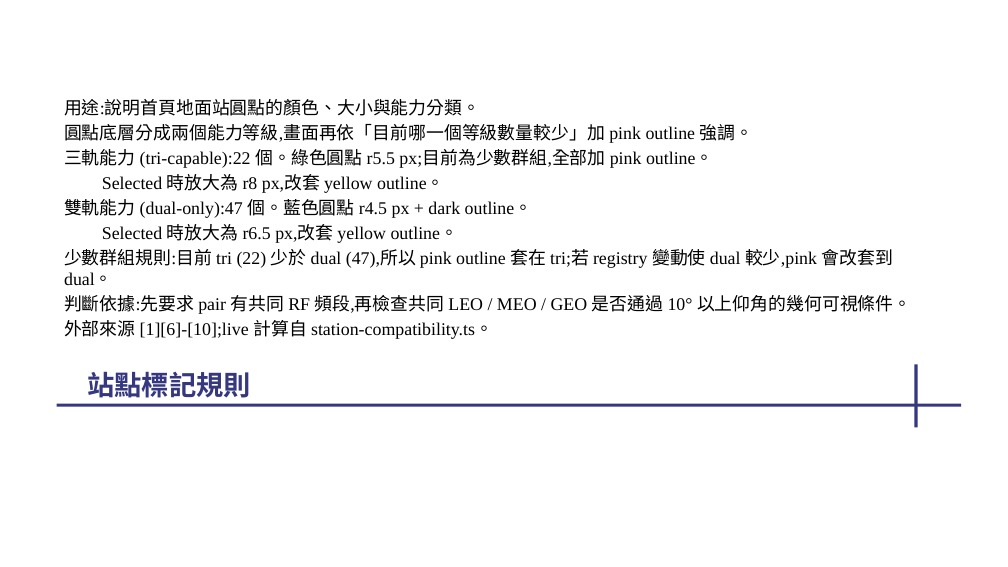
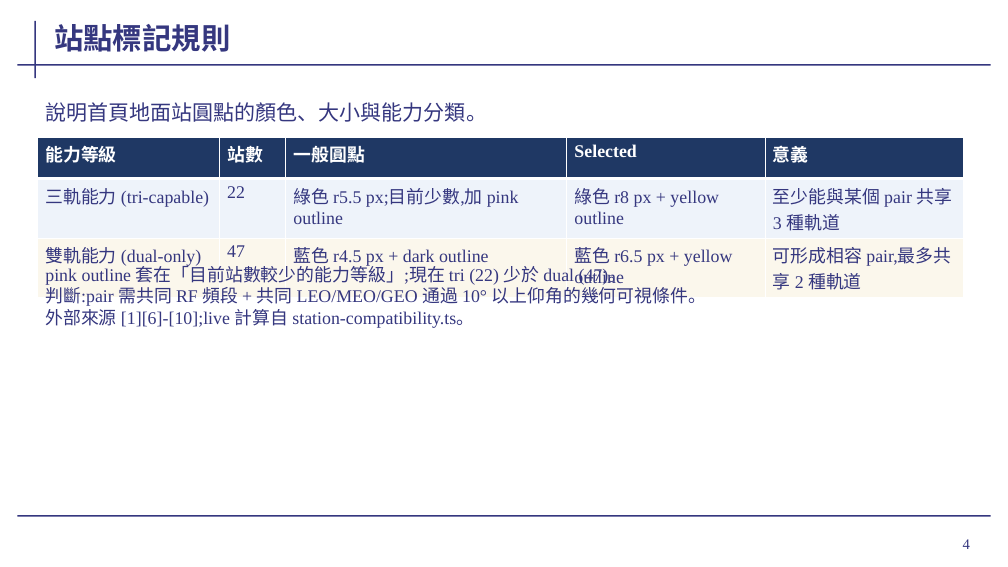
Before and after one commit to cedarwud/scenario-globe-viewer, a slide deck: slide 4 of docs/presentation/wave2-progress-2026-05-19.pptx. Drawn at 1008x567 pixels with LibreOffice and Linux fonts; fonts in the diff are those of the drawing; background and template pictures are left out. Boxes give left, top, right and bottom in pixels: in the first picture for what was removed or moved away, otherwise in the second. Text is boxed around its words. In the diff, an @@ line names an element or a change of style, - is before the commit and + after.

```diff
--- a/docs/presentation/wave2-progress-2026-05-19.pptx
+++ b/docs/presentation/wave2-progress-2026-05-19.pptx
@@ line added from (36, 21) to (36, 78), #35377F 1.5 pt @@
@@ title "站點標記規則" moved from (x1=87, y1=372, x2=251, y2=398) to (x1=54, y1=24, x2=230, y2=52) @@
@@ title "站點標記規則" at (x1=54, y1=24, x2=230, y2=52): size 26 to 28 pt; vertical alignment top to bottom @@
@@ line added from (17, 65) to (991, 65), #35377F 1.5 pt @@
@@ text added at (x1=45, y1=102, x2=487, y2=122), 20 pt, text #35377F @@
+說明首頁地面站圓點的顏色、大小與能力分類。
@@ text removed at (x1=64, y1=99, x2=912, y2=339) @@
-用途:說明首頁地面站圓點的顏色、大小與能力分類。
-圓點底層分成兩個能力等級,畫面再依「目前哪一個等級數量較少」加 pink outline 強調。
-三軌能力 (tri-capable):22 個。綠色圓點 r5.5 px;目前為少數群組,全部加 pink outline。
-  Selected 時放大為 r8 px,改套 yellow outline。
-雙軌能力 (dual-only):47 個。藍色圓點 r4.5 px + dark outline。
-  Selected 時放大為 r6.5 px,改套 yellow outline。
-少數群組規則:目前 tri (22) 少於 dual (47),所以 pink outline 套在 tri;若 registry 變動使 dual 較少,pink 會改套到 dual。
-判斷依據:先要求 pair 有共同 RF 頻段,再檢查共同 LEO / MEO / GEO 是否通過 10° 以上仰角的幾何可視條件。
-外部來源 [1][6]-[10];live 計算自 station-compatibility.ts。
@@ table added at (x1=38, y1=138, x2=963, y2=294), 3 rows, 5 columns @@
+能力等級 | 站數 | 一般圓點 | Selected | 意義
+三軌能力 (tri-capable) | 22 | 綠色 r5.5 px;目前少數,加 pink outline | 綠色 r8 px + yellow outline | 至少能與某個 pair 共享 3 種軌道
+雙軌能力 (dual-only) | 47 | 藍色 r4.5 px + dark outline | 藍色 r6.5 px + yellow outline | 可形成相容 pair,最多共享 2 種軌道
@@ text added at (x1=45, y1=262, x2=707, y2=328), 17 pt, text #35377F @@
+pink outline 套在「目前站數較少的能力等級」;現在 tri (22) 少於 dual (47)。
+判斷:pair 需共同 RF 頻段 + 共同 LEO/MEO/GEO 通過 10° 以上仰角的幾何可視條件。
+外部來源 [1][6]-[10];live 計算自 station-compatibility.ts。
@@ line removed from (917, 364) to (917, 427) @@
@@ line removed from (57, 405) to (962, 405) @@
@@ line added from (17, 516) to (991, 516), #35377F 1.5 pt @@
@@ page number added at (x1=963, y1=539, x2=970, y2=549), 14 pt, text #35377F @@
+4
```
Also in this commit, not shown: 21 other slides changed, 1 slide added, 1 slide removed, 2 other files.
